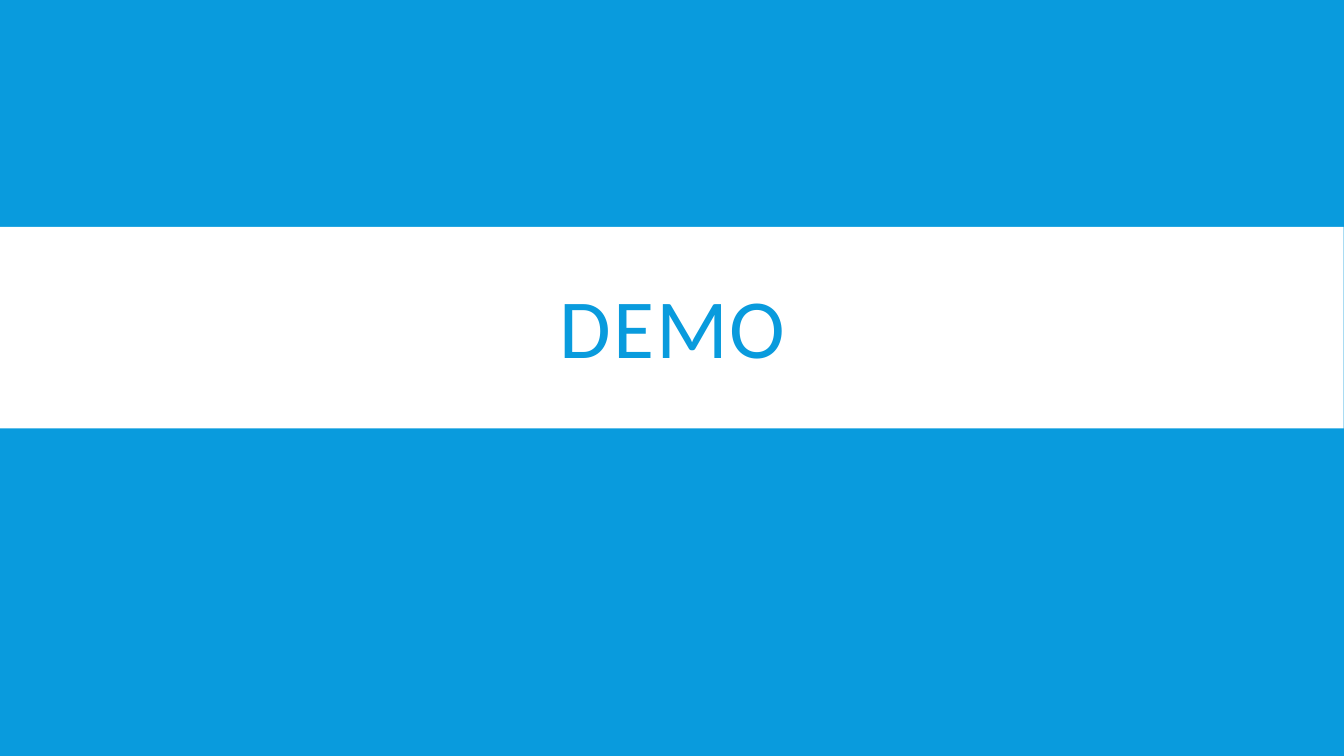
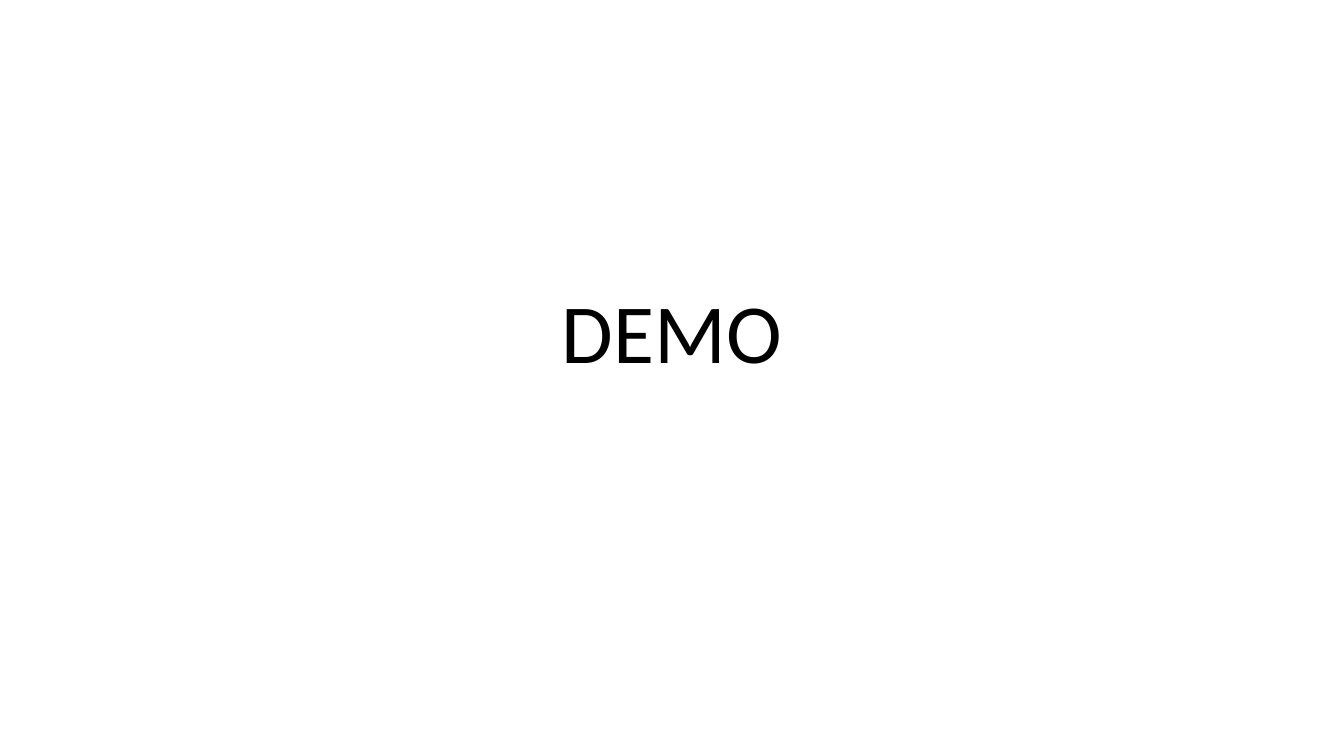
Before and after one commit to BU-NU-CLOUD-SP16/Network-Programmability-as-a-Service, a slide deck: slide 15 of Demo_1.pptx (slide 11 before the commit). Drawn at 1344x756 pixels with LibreOffice and Linux fonts; fonts in the diff are those of the drawing. Boxes give left, top, right and bottom in pixels: in the first picture for what was removed or moved away, otherwise in the second. Text is boxed around its words. In the diff, an @@ line names an element or a change of style, - is before the commit and + after.

Commit message:
Made changes in design,added and modified slides

```diff
--- a/Demo_1.pptx
+++ b/Demo_1.pptx
@@ background #099BDD to #FFFFFF @@
@@ title "DEMO" at <box>562,308,782,364</box>: text colour #099BDD to #000000, letter spacing 1.5 to 0 pt; line spacing 0.8 to 0.9; vertical alignment middle to bottom @@
@@ rectangle removed at <box>0,227,1344,429</box> @@
```
Also in this commit, not shown: 11 other slides changed, 10 slides added, 5 slides removed.
